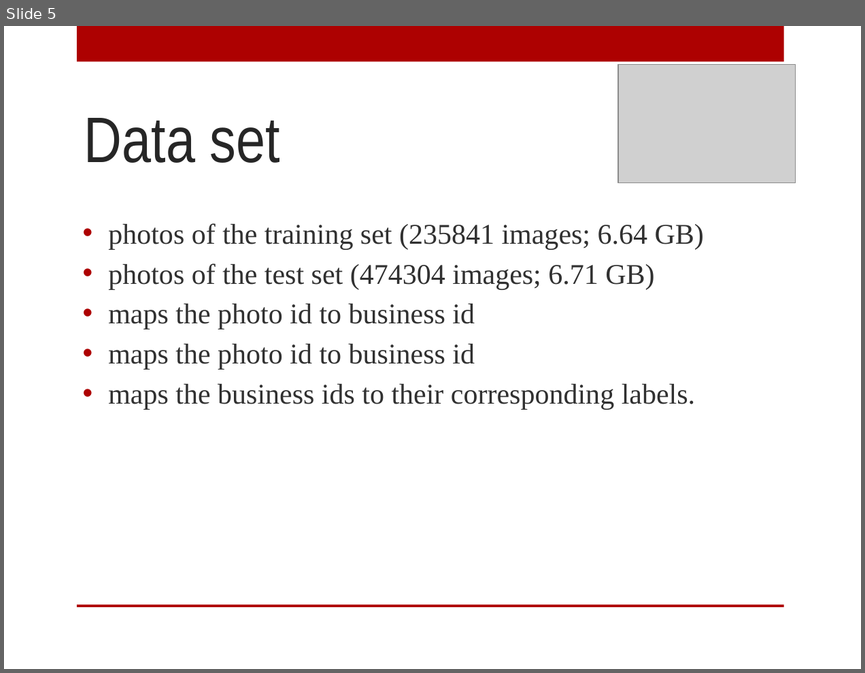
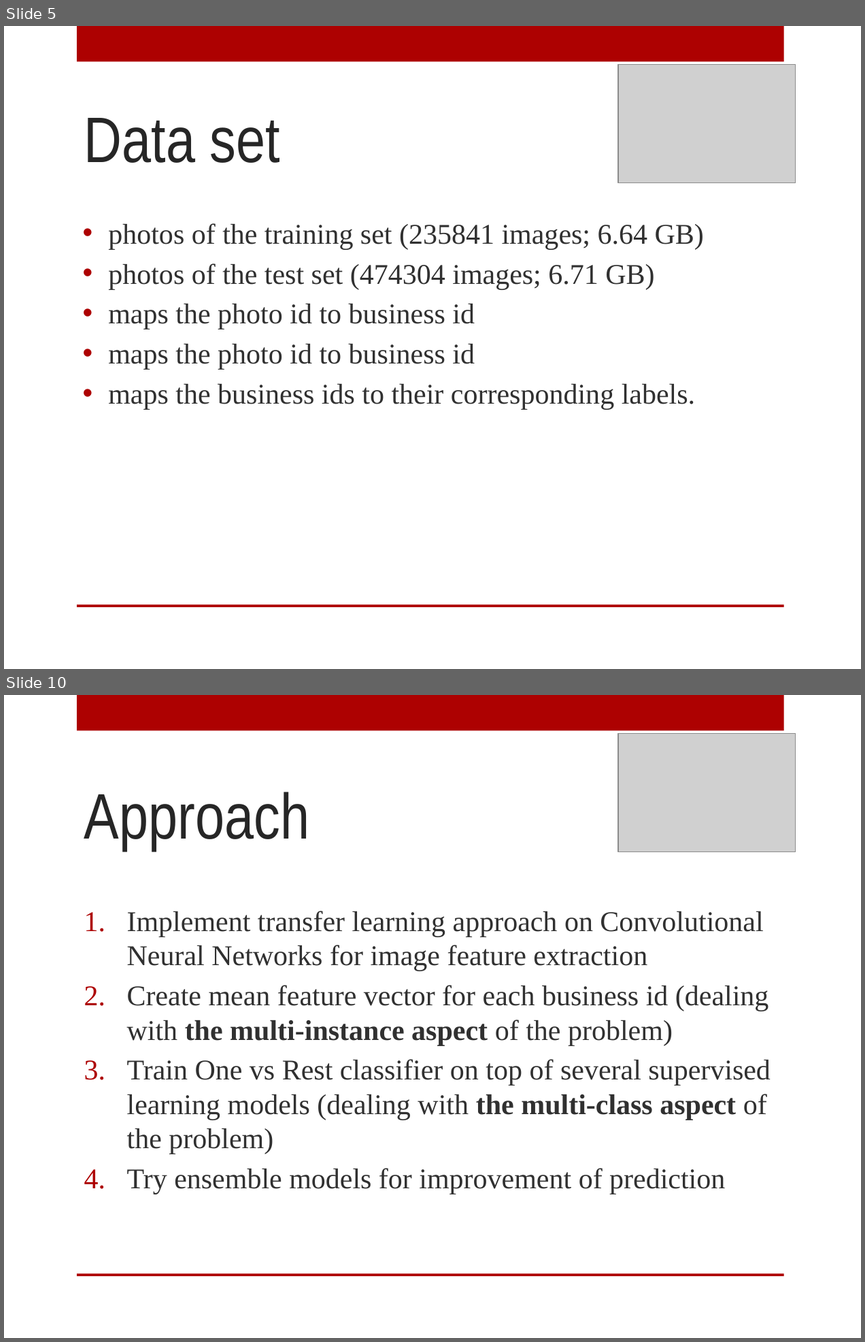
Before and after one commit to AnyaRum/Data_science_intensive_capstone_project, a slide deck: Yelp_capstone_project.pptx. Shown one above the other, each under a label of ours: slide 5 before the commit, slides 5 and 10 after it; the slides between them are not shown. The pictures are 865x673 and 865x1342 pixels, drawn with LibreOffice and Linux fonts; fonts in the diff are those of the drawing; grey boxes stand for pictures; background and template pictures are left out. Boxes give left, top, right and bottom in pixels: in the first picture for what was removed or moved away, otherwise in the second. Text is boxed around its words. In the diff, an @@ line names an element or a change of style, - is before the commit and + after.

```diff
--- a/Yelp_capstone_project.pptx
+++ b/Yelp_capstone_project.pptx
@@ slide 10 added at <box>4,695,861,1338</box>, background picture (left out); not listed: 2 template elements that a slide beside it also shows @@
@@ picture added at <box>618,734,796,852</box> @@
@@ title added at <box>84,792,310,850</box>, 54 pt, text #262626 @@
+Approach
@@ text added at <box>127,911,770,1194</box>, 24 pt, text #303030 @@
+1. Implement transfer learning approach on Convolutional Neural Networks for image feature extraction
+2. Create mean feature vector for each business id (dealing with the multi-instance aspect of the problem)
+3. Train One vs Rest classifier on top of several supervised learning models (dealing with the multi-class aspect of the problem)
+4. Try ensemble models for improvement of prediction
```
Also in this commit, not shown: 3 slides changed, 18 other slides added, 3 slides removed, 2 other files.
